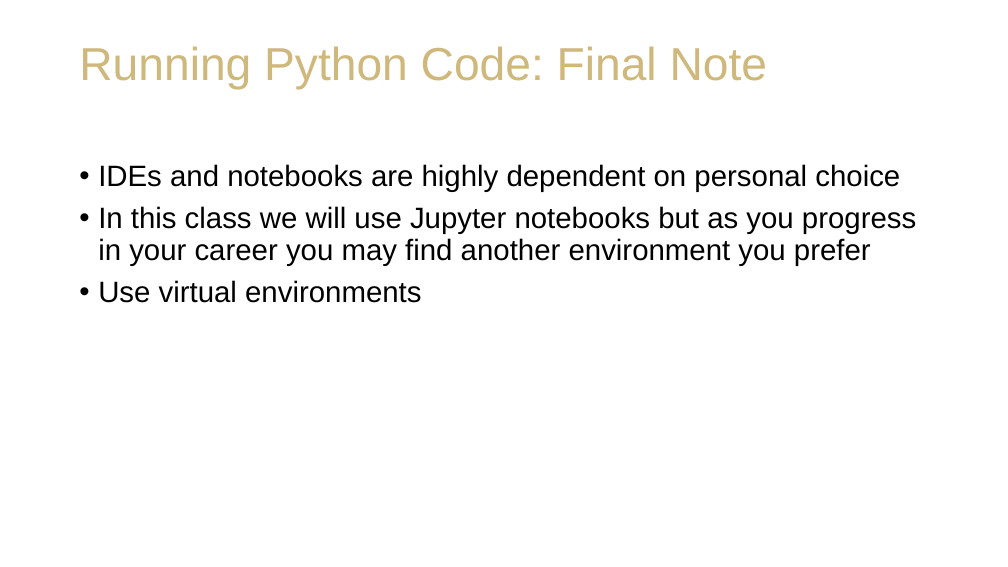
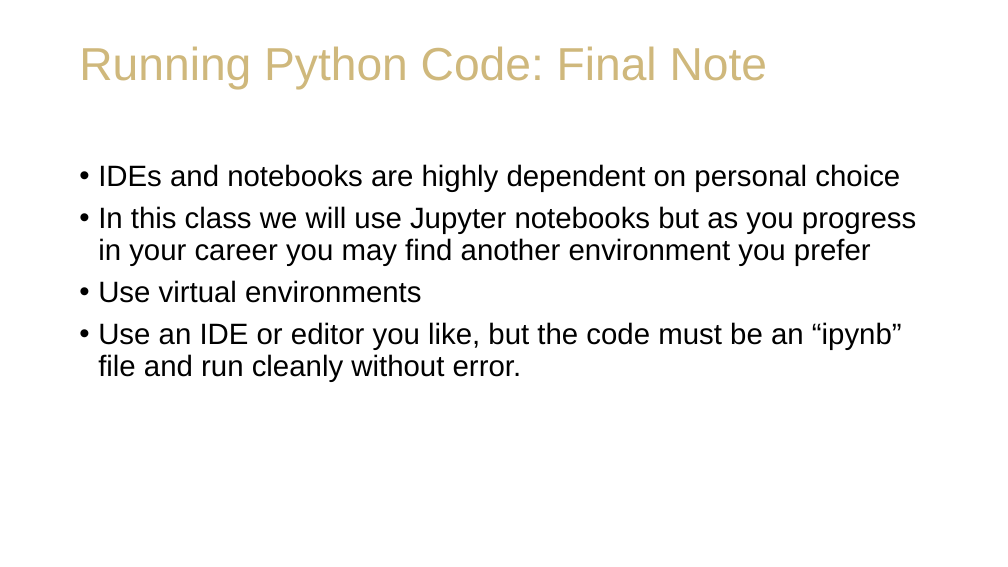
Before and after one commit to staylorx/cu-leeds-baim3220, a slide deck: slide 10 of Week 1/W1D1_ Intro to Python.pptx. Drawn at 1008x567 pixels with LibreOffice and Linux fonts; fonts in the diff are those of the drawing; background and template pictures are left out. Boxes give left, top, right and bottom in pixels: in the first picture for what was removed or moved away, otherwise in the second. Text is boxed around its words. In the diff, an @@ line names an element or a change of style, - is before the commit and + after.

```diff
--- a/Week 1/W1D1_ Intro to Python.pptx
+++ b/Week 1/W1D1_ Intro to Python.pptx
@@ text at [98, 322, 902, 382]: paragraph added @@
+• Use an IDE or editor you like, but the code must be an “ipynb” file and run cleanly without error.
```
Also in this commit, not shown: 3 other slides changed, 5 other files.
